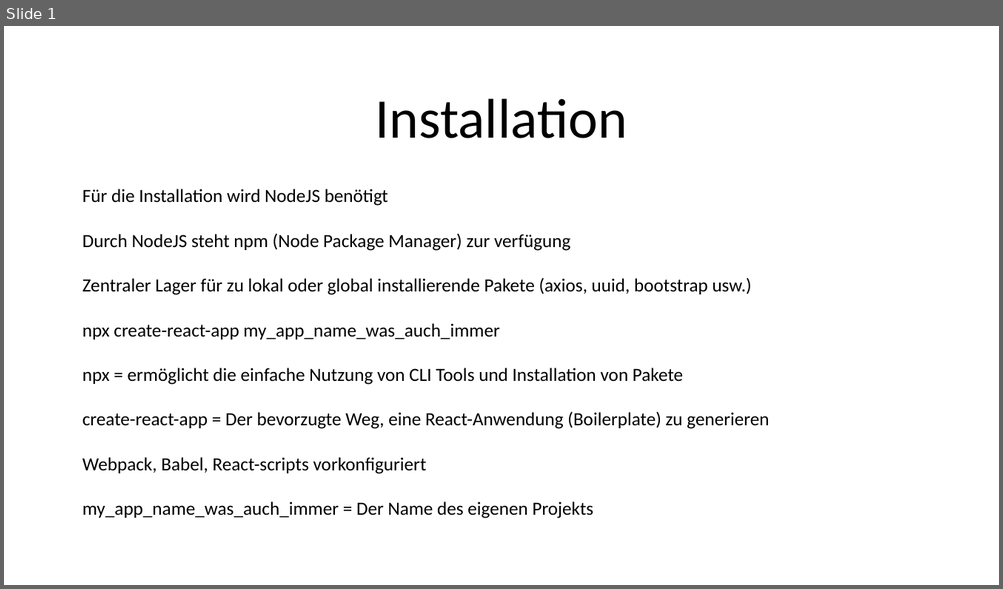
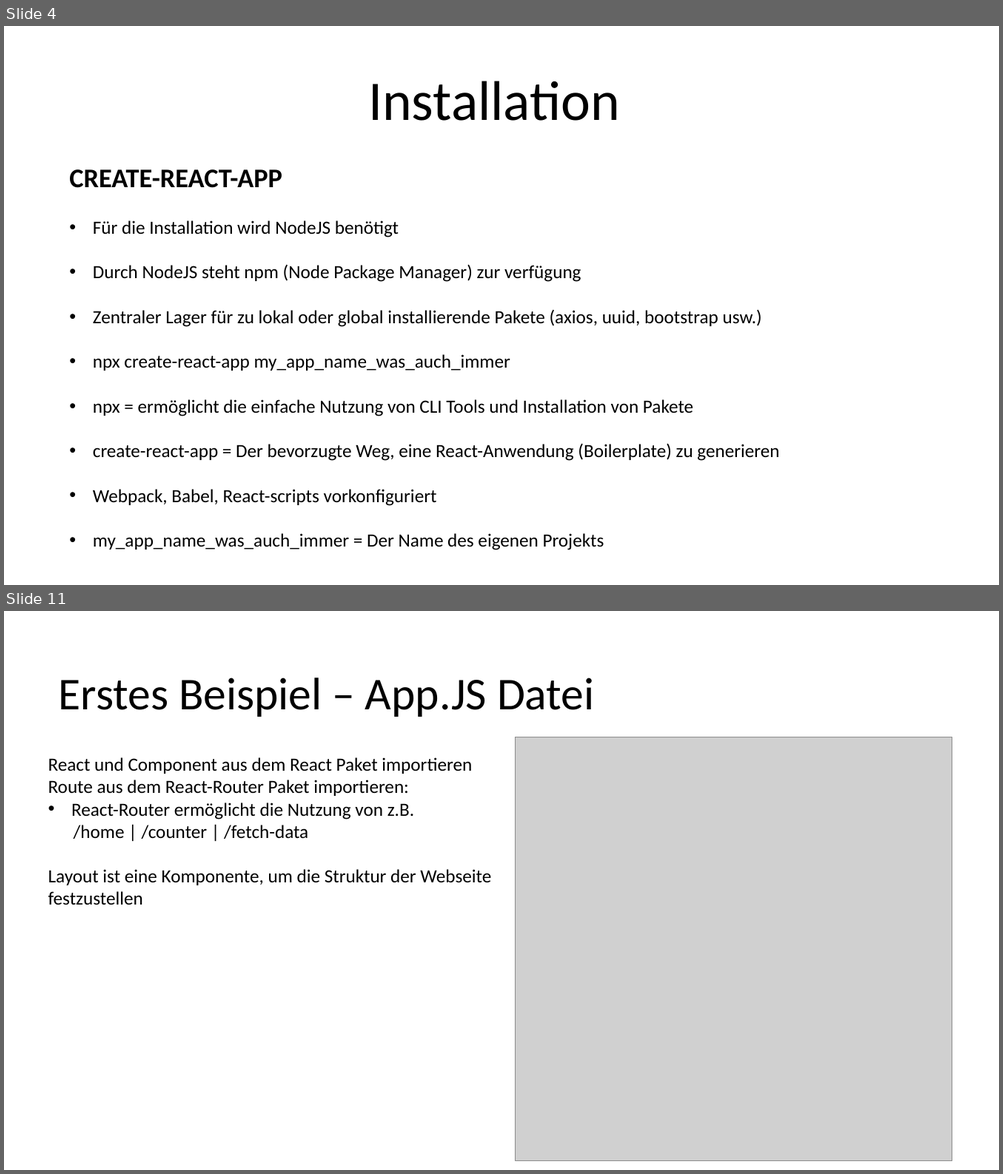
Before and after one commit to szitastamas/react_presentation_drheuer, a slide deck: React_Components.pptx. Shown one above the other, each under a label of ours: slide 1 before the commit, slides 4 and 11 after it; the slides between them are not shown. The pictures are 1003x589 and 1003x1174 pixels, drawn with LibreOffice and Linux fonts; fonts in the diff are those of the drawing; grey boxes stand for pictures. Boxes give left, top, right and bottom in pixels: in the first picture for what was removed or moved away, otherwise in the second. Text is boxed around its words. In the diff, an @@ line names an element or a change of style, - is before the commit and + after.

```diff
--- a/React_Components.pptx
+++ b/React_Components.pptx
@@ slide 11 added at bbox=[4, 611, 999, 1170], background #FFFFFF @@
@@ title added at bbox=[58, 678, 595, 717], 44 pt, text #000000 @@
+Erstes Beispiel – App.JS Datei
@@ picture added at bbox=[515, 737, 951, 1162] @@
@@ text added at bbox=[48, 758, 491, 906], 18 pt, text #000000 @@
+React und Component aus dem React Paket importieren
+Route aus dem React-Router Paket importieren:
+• React-Router ermöglicht die Nutzung von z.B.
+/home | /counter | /fetch-data
+Layout ist eine Komponente, um die Struktur der Webseite festzustellen
@@ what was slide 1 is now slide 4 @@
@@ slide 4 changed as well @@
@@ title "Installation": place and size @@
-title "Installation" at bbox=[375, 99, 627, 138]
+title "Installation" at bbox=[368, 81, 620, 121]
@@ text "CREATE-REACT-APP": place and size @@
-text "CREATE-REACT-APP" at bbox=[82, 189, 768, 519]
+text "CREATE-REACT-APP" at bbox=[69, 170, 779, 551]
@@ text at bbox=[69, 170, 282, 188]: paragraph added @@
+CREATE-REACT-APP
@@ text at bbox=[93, 221, 779, 551]: bullet none to • @@
```
Also in this commit, not shown: 12 other slides added, 1 slide removed, 32 other files.
